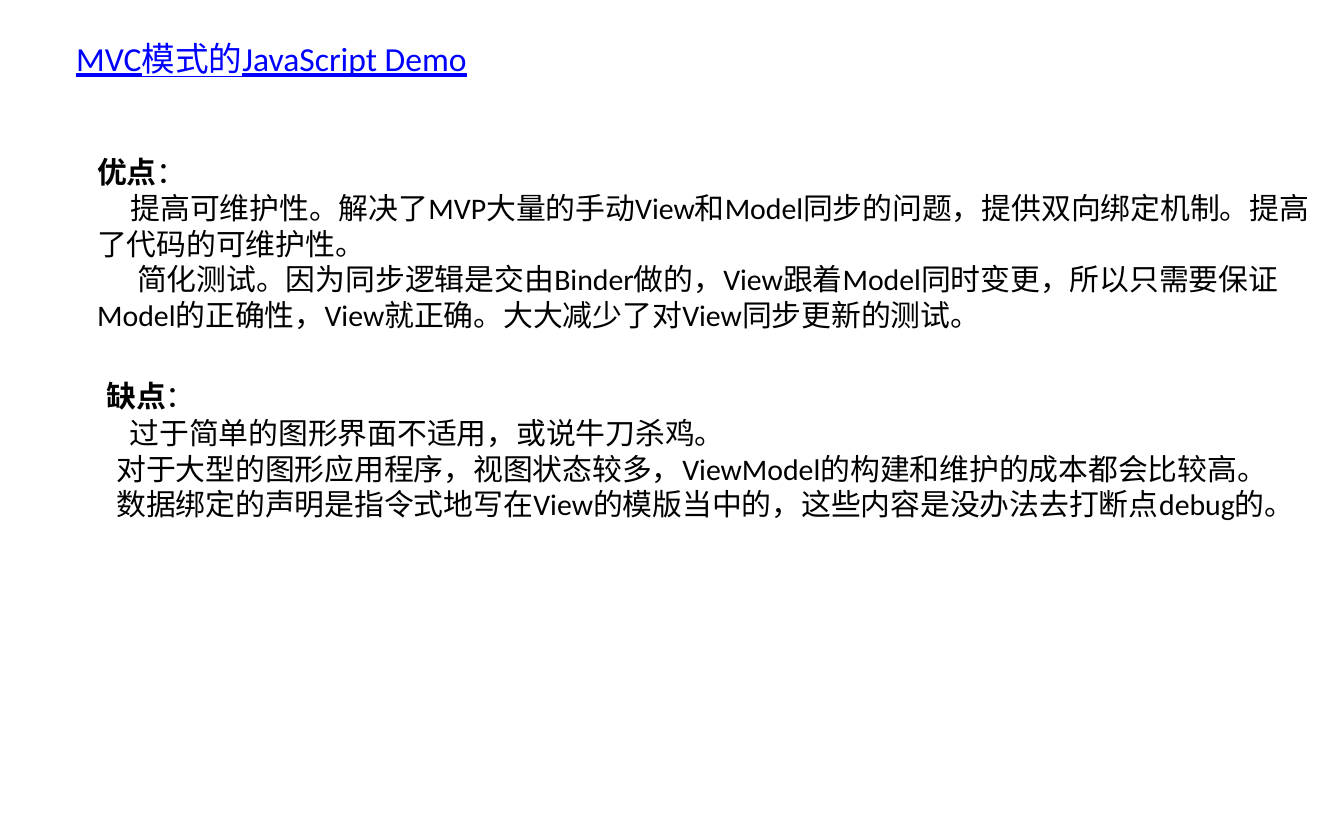
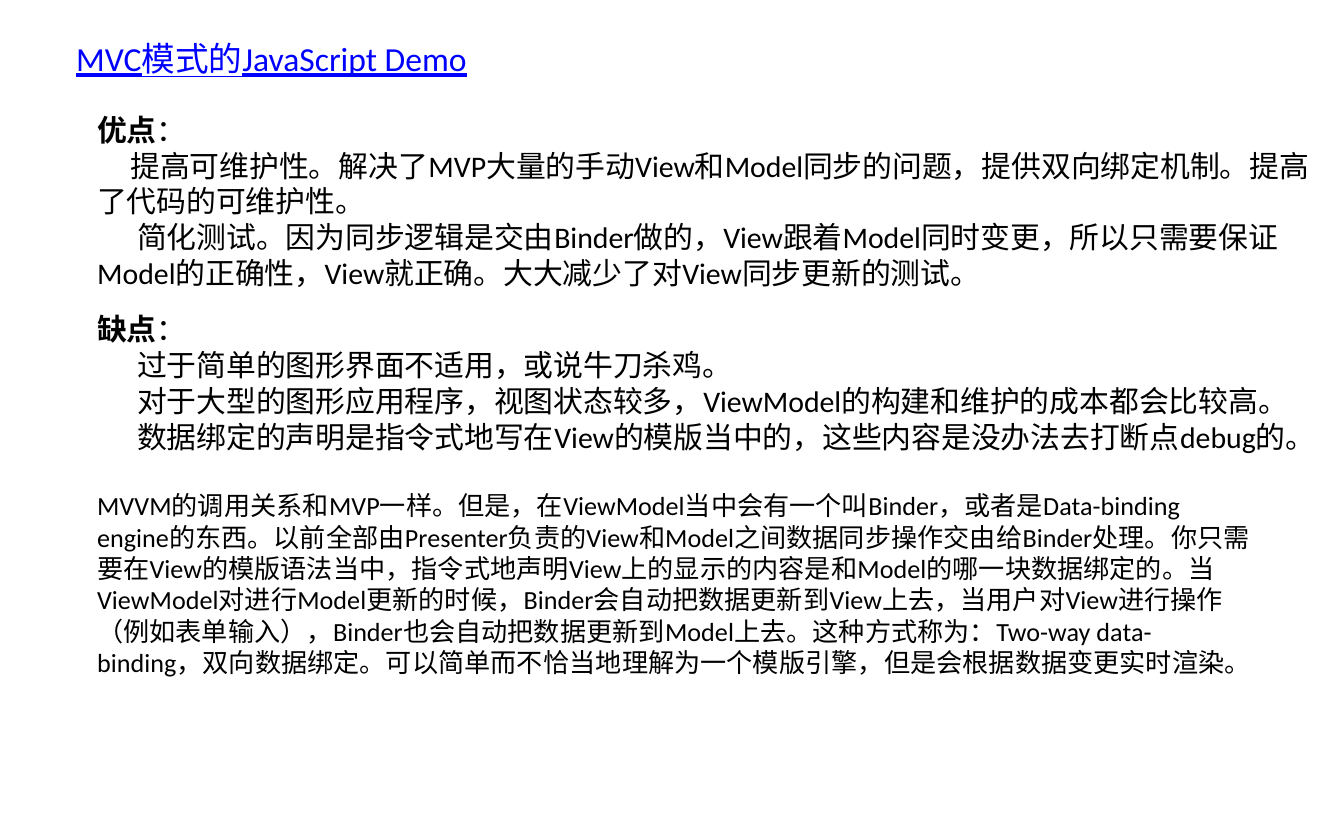
Before and after one commit to fastCreator/mvc-mvp, a slide deck: slide 8 of 竞网ppt模板.pptx. Drawn at 1344x840 pixels with LibreOffice and Linux fonts; fonts in the diff are those of the drawing; background and template pictures are left out. Boxes give left, top, right and bottom in pixels: in the first picture for what was removed or moved away, otherwise in the second. Text is boxed around its words. In the diff, an @@ line names an element or a change of style, - is before the commit and + after.

```diff
--- a/竞网ppt模板.pptx
+++ b/竞网ppt模板.pptx
@@ text "优点：": place and size @@
-text "优点：" at <box>97,157,1310,329</box>
+text "优点：" at <box>97,115,1309,287</box>
@@ text "缺点：" rewrapped from <box>106,381,1294,520</box> to <box>97,314,1315,453</box> @@
@@ text added at <box>97,494,1251,677</box>, 14 pt, text #000000 @@
+MVVM的调用关系和MVP一样。但是，在ViewModel当中会有一个叫Binder，或者是Data-binding engine的东西。以前全部由Presenter负责的View和Model之间数据同步操作交由给Binder处理。你只需要在View的模版语法当中，指令式地声明View上的显示的内容是和Model的哪一块数据绑定的。当ViewModel对进行Model更新的时候，Binder会自动把数据更新到View上去，当用户对View进行操作（例如表单输入），Binder也会自动把数据更新到Model上去。这种方式称为：Two-way data-binding，双向数据绑定。可以简单而不恰当地理解为一个模版引擎，但是会根据数据变更实时渲染。
```
Also in this commit, not shown: 4 other slides changed, 1 slide added, 4 other files.
